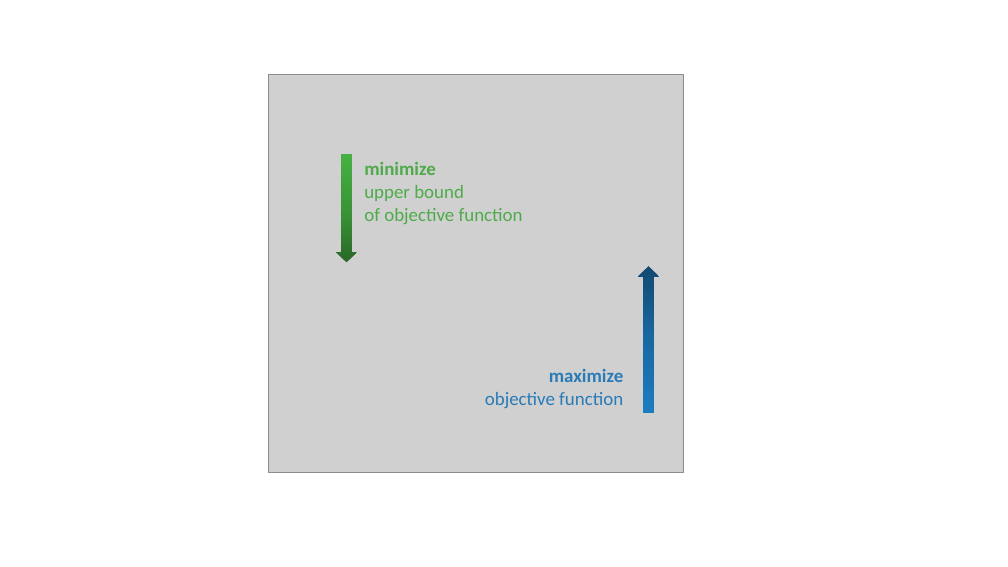
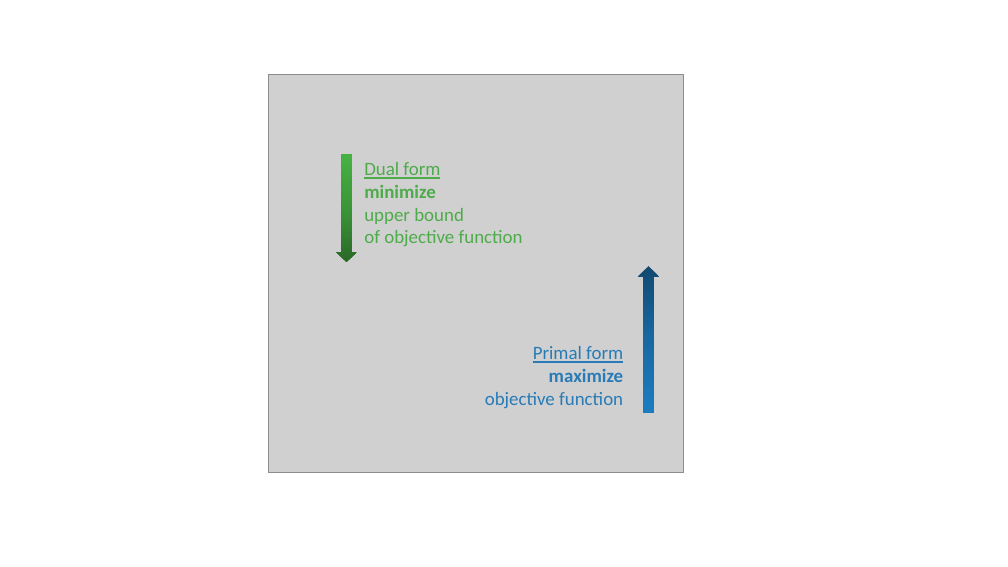
Before and after one commit to khanhnguyendata/duality, a slide deck: slide 7 of ppt/medium.pptx. Drawn at 1008x567 pixels with LibreOffice and Linux fonts; fonts in the diff are those of the drawing; grey boxes stand for pictures. Boxes give left, top, right and bottom in pixels: in the first picture for what was removed or moved away, otherwise in the second. Text is boxed around its words. In the diff, an @@ line names an element or a change of style, - is before the commit and + after.

```diff
--- a/ppt/medium.pptx
+++ b/ppt/medium.pptx
@@ text at box(364, 162, 440, 179): paragraph added @@
+Dual form
@@ text "Primal form": place and size @@
-text "Primal form" at box(485, 369, 623, 408)
+text "Primal form" at box(485, 346, 623, 408)
@@ text at box(533, 346, 623, 363): paragraph added @@
+Primal form
```
Also in this commit, not shown: 2 other files.
